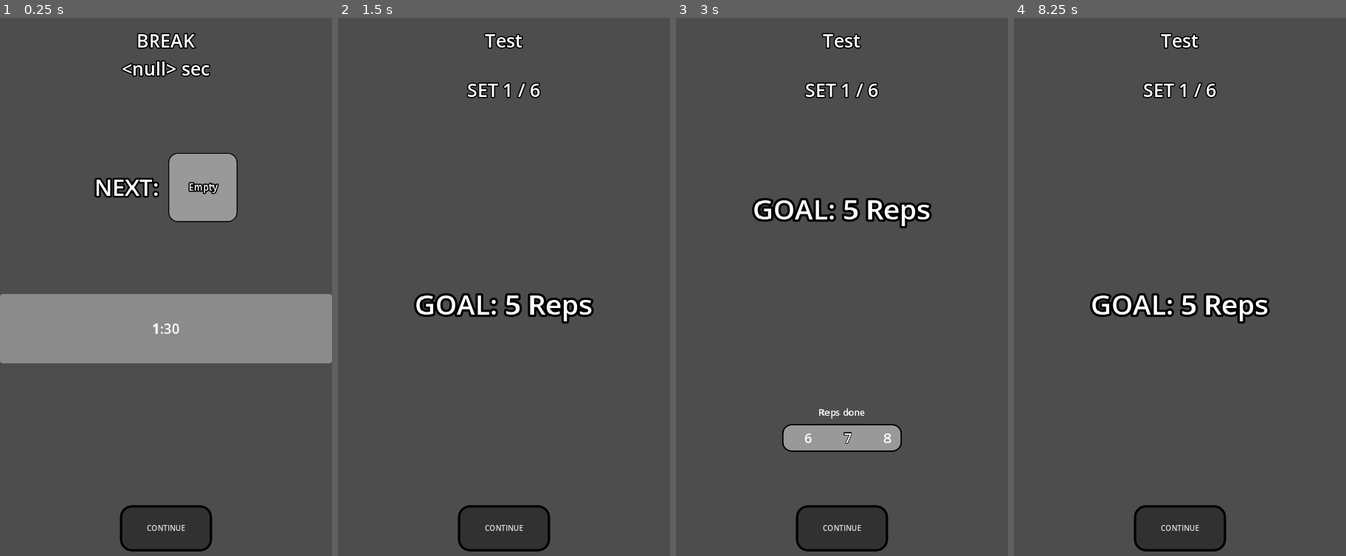
Above: before the commit, frames 1-4 (left to right).
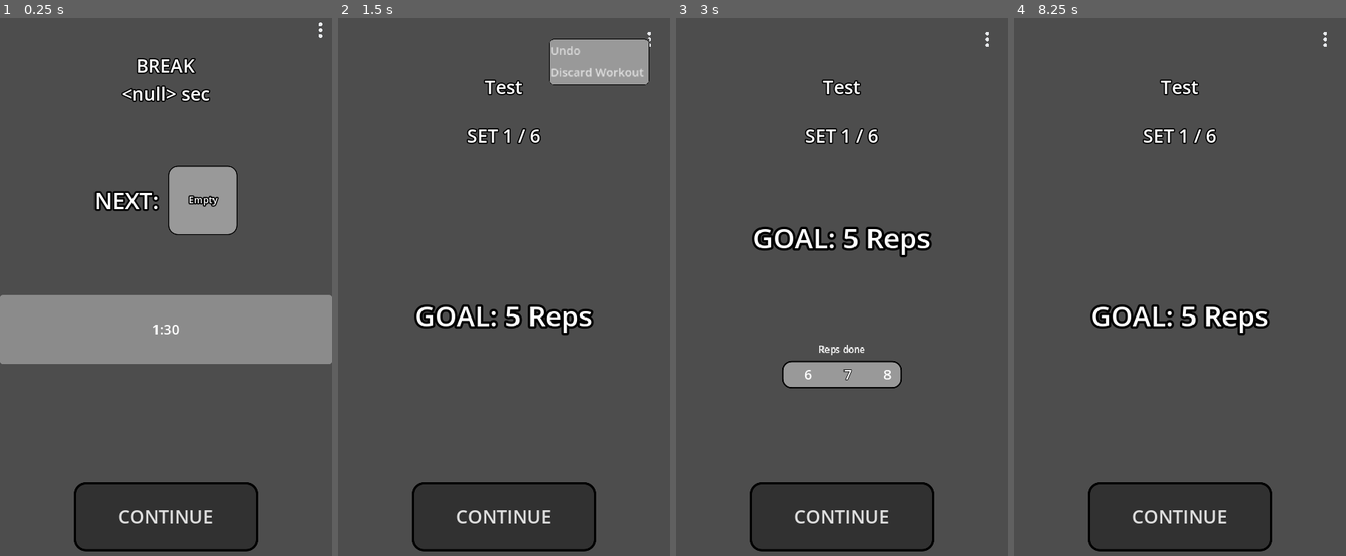
Above: after the commit, the same moments.

Repository: derdrache/Calisthenics-App
Game: Godot game, scene res://main_menu_page/workout_page/doWorkout/break_page.tscn
The game is run twice, just before and just after one commit, with the same random seed, the same clock (stepped at 60 frames per second) and the same inputs. This scene is started directly instead of the project's main scene. The engine's default icon, where the game draws it, is replaced by a stand-in: a white triangle on a blue panel in a dark square.
Inputs (mouse positions are in pixels of both pictures, inside the frame that each line leads up to; where the layout moved, square brackets give the same spot in the first picture):
- Up to frame 1 (0.25 s): no input
- Up to frame 2 (1.5 s): click (660, 28) at 0.52 s; click (650, 39) at 1.27 s
- Up to frame 3 (3 s): click "CONTINUE" at 2 s; click "CONTINUE" at 2.75 s
- Up to frame 4 (8.25 s): click "CONTINUE" at 3.5 s; click "CONTINUE" at 4.25 s; click (1326, 39) at 5.02 s; click "CONTINUE" at 5.75 s; click (1216, 200) [1216, 184] at 6.5 s; click (1326, 39) at 7.27 s; tap Enter at 8 s; move the mouse to (1253, 249) at 8.02 s; click (1253, 249) at 8.17 s

The runs differ from the first frame. In frame 1, 9.5% of the frame differs, in the area x 0-100%, y 0-100%; in frame 2, 11%; in frame 3, 14%, in the area x 22-95%, y 2-100%; in frame 4, 8.8%.
Error in both runs: Invalid access of index '-1' on a base object of type: 'Array'. (res://global_scripts/GlobalWorkout.gd:26)

Commit message:
add workout settings

Diff:
--- a/global_scripts/GlobalWorkout.gd
+++ b/global_scripts/GlobalWorkout.gd
@@ -67,9 +67,31 @@
 				currentExerciseIndex += 1
 			else: currentExerciseIndex -= 1
 
-func _previous_exercise():
-	#modus beachten!
-	pass
+func previous_exercise(pageName):
+	var modus = currentWorkout.modus
+
+	if exerciseData[currentExerciseIndex].setsDone == 0 and currentExerciseIndex == 0:
+		return
+
+	if "Workout" in pageName:
+		get_tree().change_scene_to_file("res://main_menu_page/workout_page/doWorkout/break_page.tscn")
+	elif "Break" in pageName:
+		if modus == "NORMAL":
+			currentExerciseIndex -= 1
+		elif modus == "SUPERSET":
+			var isEvenNumber = currentExerciseIndex % 2 == 0
+			var setsDone = exerciseData[currentExerciseIndex].setsDone
+
+			if isEvenNumber and setsDone == 0:
+				currentExerciseIndex -= 1
+			elif isEvenNumber:
+				currentExerciseIndex += 1
+			else: currentExerciseIndex -= 1
+
+		exerciseData[currentExerciseIndex].setsDone -= 1
+
+		if currentExerciseIndex < 0: currentExerciseIndex = 0
+		get_tree().change_scene_to_file("res://main_menu_page/workout_page/doWorkout/do_workout_page.tscn")
 
 func is_workout_done():
 	var setsDone = exerciseData[currentExerciseIndex].setsDone
@@ -91,15 +113,18 @@
 	exerciseData[currentExerciseIndex].setsDone += 1
 
 func save_workout(index, workoutData):
-	var resource = SaveAndLoad.load_workout_resources()
-
-	if resource == null: resource = workoutResourceTemplate
-
-	resource.exercises = workoutData.exercises
-	resource.modus = workoutData.modus
-	resource.globalBreak = workoutData.globalBreak
-
-	SaveAndLoad.save_resource(SaveAndLoad.saveWorkoutPath, resource, workoutData.name)
+	var workoutResource = SaveAndLoad.load_workout_resources()
+
+	if workoutResource == null: workoutResource = workoutResourceTemplate
+
+	workoutResource.exercises = workoutData.exercises
+	workoutResource.modus = workoutData.modus
+	workoutResource.globalBreak = workoutData.globalBreak
+	workoutResource.id = workoutResource.get_instance_id()
+
+	currentWorkout = workoutResource
+
+	SaveAndLoad.save_resource(SaveAndLoad.saveWorkoutPath, workoutResource, workoutData.name)
 
 func workout_done():
 	_save_exercise_data()
@@ -165,12 +190,18 @@
 
 	return {}
 
-func delete_workout_plan(workoutId):
+func delete_workout_plan(date):
 	var workoutPlan = SaveAndLoad.load_data(SaveAndLoad.plannedWorkoutFile)
 	var index = -1
 
 	for i in workoutPlan.size():
-		if workoutPlan[i].id == workoutId: index = i
+		var day = workoutPlan[i].date.day
+		var month = workoutPlan[i].date.month
+		var year = workoutPlan[i].date.year
+
+		if day == date.day and month == date.month and year == date.year:
+			index = i
+			break
 
 	if index >= 0:
 		workoutPlan.remove_at(index)
--- a/main_menu_page/workout_page/doWorkout/break_page.tscn
+++ b/main_menu_page/workout_page/doWorkout/break_page.tscn
@@ -1,9 +1,10 @@
-[gd_scene load_steps=6 format=3 uid="uid://cnweebf3p7uls"]
+[gd_scene load_steps=7 format=3 uid="uid://cnweebf3p7uls"]
 
 [ext_resource type="Script" path="res://main_menu_page/workout_page/doWorkout/break_page.gd" id="1_hjgah"]
 [ext_resource type="Script" path="res://main_menu_page/workout_page/doWorkout/ProgressBar.gd" id="2_7inol"]
 [ext_resource type="PackedScene" uid="uid://c1u5yg2o45dr" path="res://widgets/safe_area_container/safe_area_container.tscn" id="2_ca3ls"]
 [ext_resource type="PackedScene" uid="uid://dlm00wymo6axj" path="res://widgets/talent_selection_button.tscn" id="3_a84em"]
+[ext_resource type="PackedScene" uid="uid://neudsmy1a03g" path="res://widgets/setting_button/settingButton.tscn" id="3_grv5g"]
 
 [sub_resource type="StyleBoxFlat" id="StyleBoxFlat_qeskm"]
 bg_color = Color(0.192157, 0.192157, 0.192157, 1)
@@ -31,6 +32,10 @@
 
 [node name="VBoxContainer" type="VBoxContainer" parent="SaftyArea"]
 layout_mode = 2
+
+[node name="SettingButton" parent="SaftyArea/VBoxContainer" instance=ExtResource("3_grv5g")]
+layout_mode = 2
+size_flags_horizontal = 8
 
 [node name="MarginContainer" type="MarginContainer" parent="SaftyArea/VBoxContainer"]
 layout_mode = 2
@@ -122,10 +127,11 @@
 
 [node name="ContinueButton" type="Button" parent="SaftyArea/VBoxContainer/MarginContainer2"]
 unique_name_in_owner = true
-custom_minimum_size = Vector2(200, 100)
+custom_minimum_size = Vector2(400, 150)
 layout_mode = 2
 size_flags_horizontal = 4
 size_flags_vertical = 8
+theme_override_font_sizes/font_size = 40
 theme_override_styles/focus = SubResource("StyleBoxFlat_qeskm")
 theme_override_styles/disabled = SubResource("StyleBoxFlat_qeskm")
 theme_override_styles/hover = SubResource("StyleBoxFlat_qeskm")
--- a/main_menu_page/workout_page/doWorkout/do_workout_page.tscn
+++ b/main_menu_page/workout_page/doWorkout/do_workout_page.tscn
@@ -1,9 +1,10 @@
-[gd_scene load_steps=6 format=3 uid="uid://dqsjs21sb0ikq"]
+[gd_scene load_steps=7 format=3 uid="uid://dqsjs21sb0ikq"]
 
 [ext_resource type="Script" path="res://main_menu_page/workout_page/doWorkout/do_workout_page.gd" id="1_fsfw8"]
 [ext_resource type="PackedScene" uid="uid://c1u5yg2o45dr" path="res://widgets/safe_area_container/safe_area_container.tscn" id="2_gsdin"]
 [ext_resource type="PackedScene" uid="uid://dod8k7apd4f3" path="res://widgets/selection_carusel/label_selection_carusel.tscn" id="2_v8r8w"]
 [ext_resource type="AudioStream" uid="uid://b1yx3ptjmd0jp" path="res://assets/sound/gong.mp3" id="3_h1raw"]
+[ext_resource type="PackedScene" uid="uid://neudsmy1a03g" path="res://widgets/setting_button/settingButton.tscn" id="4_2ep2c"]
 
 [sub_resource type="StyleBoxFlat" id="StyleBoxFlat_tix4e"]
 bg_color = Color(0.192157, 0.192157, 0.192157, 1)
@@ -39,6 +40,10 @@
 [node name="VBoxContainer" type="VBoxContainer" parent="SaftyArea/MarginContainer"]
 layout_mode = 2
 theme_override_constants/separation = 50
+
+[node name="SettingButton" parent="SaftyArea/MarginContainer/VBoxContainer" instance=ExtResource("4_2ep2c")]
+layout_mode = 2
+size_flags_horizontal = 8
 
 [node name="CurrentExerciseLabel" type="Label" parent="SaftyArea/MarginContainer/VBoxContainer"]
 unique_name_in_owner = true
@@ -82,18 +87,20 @@
 unique_name_in_owner = true
 layout_mode = 2
 size_flags_horizontal = 4
-size_flags_vertical = 10
+size_flags_vertical = 3
 title = "Reps done"
 maxValue = 99
 initialValue = 7
 withBackground = false
+withCloseOnBackgroundClick = false
 
 [node name="ContinueButton" type="Button" parent="SaftyArea/MarginContainer/VBoxContainer"]
 unique_name_in_owner = true
-custom_minimum_size = Vector2(200, 100)
+custom_minimum_size = Vector2(400, 150)
 layout_mode = 2
 size_flags_horizontal = 4
 size_flags_vertical = 8
+theme_override_font_sizes/font_size = 40
 theme_override_styles/focus = SubResource("StyleBoxFlat_tix4e")
 theme_override_styles/disabled = SubResource("StyleBoxFlat_tix4e")
 theme_override_styles/hover = SubResource("StyleBoxFlat_tix4e")
--- a/resrouces/workout_resources/workouts.gd
+++ b/resrouces/workout_resources/workouts.gd
@@ -2,9 +2,8 @@
 class_name WorkoutResource
 
 @export var workoutName : String
+@export var id: int
 @export var exercises : Array
 @export var modus : String
 @export var globalBreak: int
 @export var selected = false
-
-var id = get_instance_id()
--- /dev/null
+++ b/widgets/setting_button/settingButton.tscn
@@ -0,0 +1,65 @@
+[gd_scene load_steps=5 format=3 uid="uid://neudsmy1a03g"]
+
+[ext_resource type="Texture2D" uid="uid://4urmxf5oxbcu" path="res://more_vert.png" id="1_6qrcg"]
+[ext_resource type="Script" path="res://widgets/setting_button/setting_button.gd" id="1_qm33h"]
+
+[sub_resource type="StyleBoxEmpty" id="StyleBoxEmpty_ftuvb"]
+
+[sub_resource type="StyleBoxFlat" id="StyleBoxFlat_s4u1v"]
+border_width_left = 1
+border_width_top = 1
+border_width_right = 1
+border_width_bottom = 1
+border_color = Color(0, 0, 0, 1)
+corner_radius_top_left = 10
+corner_radius_top_right = 10
+corner_radius_bottom_right = 10
+corner_radius_bottom_left = 10
+
+[node name="SettingButton" type="Control"]
+custom_minimum_size = Vector2(50, 50)
+layout_mode = 3
+anchors_preset = 1
+anchor_left = 1.0
+anchor_right = 1.0
+offset_left = -40.0
+offset_bottom = 40.0
+grow_horizontal = 0
+script = ExtResource("1_qm33h")
+
+[node name="TextureRect" type="TextureRect" parent="."]
+custom_minimum_size = Vector2(50, 50)
+size_flags_horizontal = 8
+size_flags_vertical = 0
+texture = ExtResource("1_6qrcg")
+expand_mode = 1
+
+[node name="popupButton" type="Button" parent="TextureRect"]
+layout_mode = 1
+anchors_preset = 15
+anchor_right = 1.0
+anchor_bottom = 1.0
+grow_horizontal = 2
+grow_vertical = 2
+theme_override_styles/focus = SubResource("StyleBoxEmpty_ftuvb")
+theme_override_styles/disabled_mirrored = SubResource("StyleBoxEmpty_ftuvb")
+theme_override_styles/disabled = SubResource("StyleBoxEmpty_ftuvb")
+theme_override_styles/hover_pressed_mirrored = SubResource("StyleBoxEmpty_ftuvb")
+theme_override_styles/hover_pressed = SubResource("StyleBoxEmpty_ftuvb")
+theme_override_styles/hover_mirrored = SubResource("StyleBoxEmpty_ftuvb")
+theme_override_styles/hover = SubResource("StyleBoxEmpty_ftuvb")
+theme_override_styles/pressed_mirrored = SubResource("StyleBoxEmpty_ftuvb")
+theme_override_styles/pressed = SubResource("StyleBoxEmpty_ftuvb")
+theme_override_styles/normal_mirrored = SubResource("StyleBoxEmpty_ftuvb")
+theme_override_styles/normal = SubResource("StyleBoxEmpty_ftuvb")
+
+[node name="PopupMenu" type="PopupMenu" parent="."]
+unique_name_in_owner = true
+auto_translate_mode = 1
+theme_override_constants/h_separation = 0
+theme_override_constants/v_separation = 10
+theme_override_font_sizes/font_size = 25
+theme_override_styles/panel = SubResource("StyleBoxFlat_s4u1v")
+
+[connection signal="pressed" from="TextureRect/popupButton" to="." method="_on_popup_button_pressed"]
+[connection signal="id_pressed" from="PopupMenu" to="." method="_on_popup_menu_id_pressed"]
--- /dev/null
+++ b/widgets/setting_button/setting_button.gd
@@ -0,0 +1,26 @@
+extends Control
+
+@onready var popup_menu: PopupMenu = %PopupMenu
+
+
+
+func _ready() -> void:
+	popup_menu.add_item("Undo")
+	popup_menu.add_item("Discard Workout")
+
+
+func _on_popup_button_pressed() -> void:
+	var position = get_global_mouse_position()
+	popup_menu.show()
+	popup_menu.position = Vector2i(position.x - popup_menu.size.x, position.y)
+
+func _on_popup_menu_id_pressed(id: int) -> void:
+	if id == 0: _workout_undo()
+	elif id == 1: _discard_workout()
+
+
+func _workout_undo():
+	GlobalWorkout.previous_exercise(get_tree().current_scene.name)
+
+func _discard_workout():
+	get_tree().change_scene_to_file("res://main_menu_page/main_menu.tscn")
Binary file added: more_vert.png
Not shown, added: more_vert.png.import
